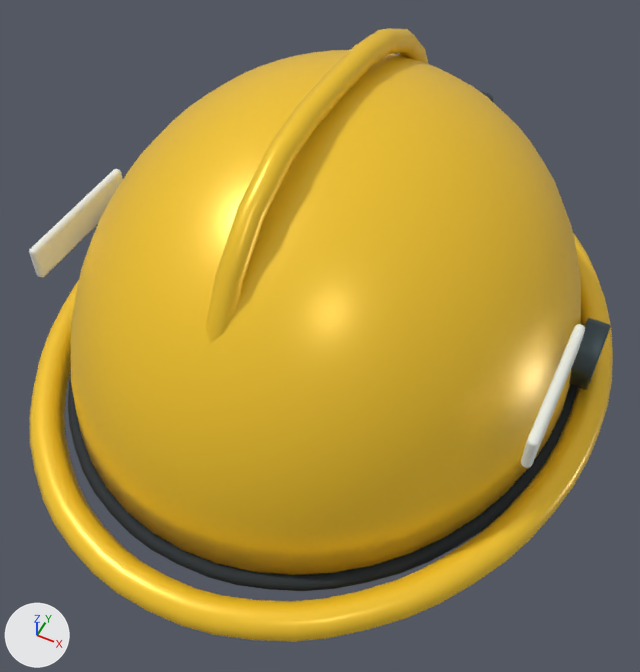
What one commit did to the glTF model prototype/assets/models/rescue_v011/rescue_helmet.glb.
Both versions are drawn from a 50 mm camera at (0.145, -0.304, 0.458) aimed at (0.004, -0.022, 0.105). Lighting does not change. The marker at lower left points along +X, +Y and +Z. The picture after the commit comes second. Where no turn or scale is listed for an object, it has been applied to the vertices. Vertices at exactly the same position are counted once.

Names of what the first picture shows: 'rescue_helmet_render_mesh'.
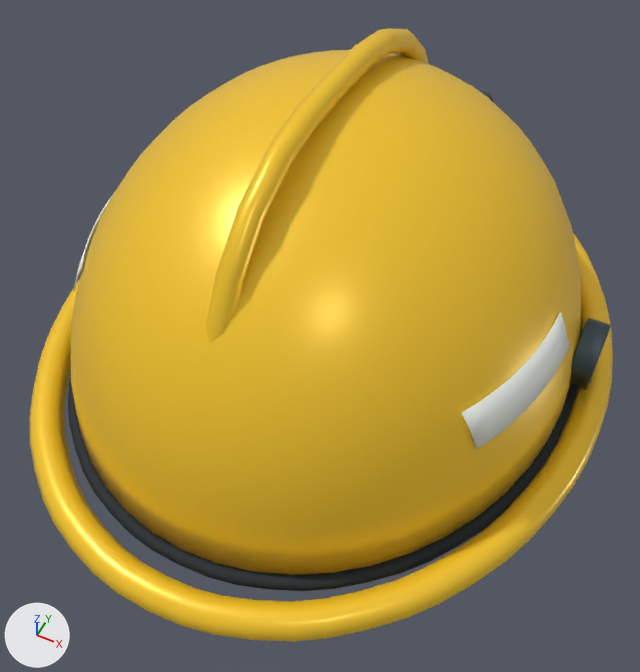
Pixel boxes [x1, y1, x2, y2] of what changed, in the pictures (640 x 672 px):
part 1 of me_moulded_helmet_shell_001, added
    after: [73, 192, 115, 291]
part 2 of me_moulded_helmet_shell_001, added
    after: [462, 312, 569, 449]
part 3 of me_moulded_helmet_shell_001, deleted
    before: [521, 324, 585, 468]
part 4 of me_moulded_helmet_shell_001, deleted
    before: [29, 169, 123, 278]

What changed in the scene script:
```text
Change me_moulded_helmet_shell_001:
    used by ob_rescue_helmet_render_mesh; location = (0.0, 0.0, 0.0387)
    remove me_moulded_helmet_shell_001.from_pydata(...)  # 3267 vertices, 6466 faces; spans x -0.154..0.154, y -0.185..0.185, z -0.039..0.211
    add me_moulded_helmet_shell_001.from_pydata(...)  # 3183 vertices, 6298 faces; spans x -0.154..0.154, y -0.185..0.185, z -0.039..0.211
    me_moulded_helmet_shell_001 part 1: a new loose piece of 54 vertices spanning x -0.127..-0.098, y -0.077..-0.002, z 0.1..0.12, in mat_label_ivory (white #ecf0e8)
    me_moulded_helmet_shell_001 part 2: a new loose piece of 54 vertices spanning x 0.098..0.127, y -0.077..-0.002, z 0.1..0.12, in mat_label_ivory (white #ecf0e8)
    me_moulded_helmet_shell_001 part 3: the loose piece of 96 vertices spanning x 0.126..0.131, y -0.078..-0.002, z 0.1..0.118 is deleted
    me_moulded_helmet_shell_001 part 4: the loose piece of 96 vertices spanning x -0.131..-0.126, y -0.078..-0.002, z 0.1..0.118 is deleted
```
